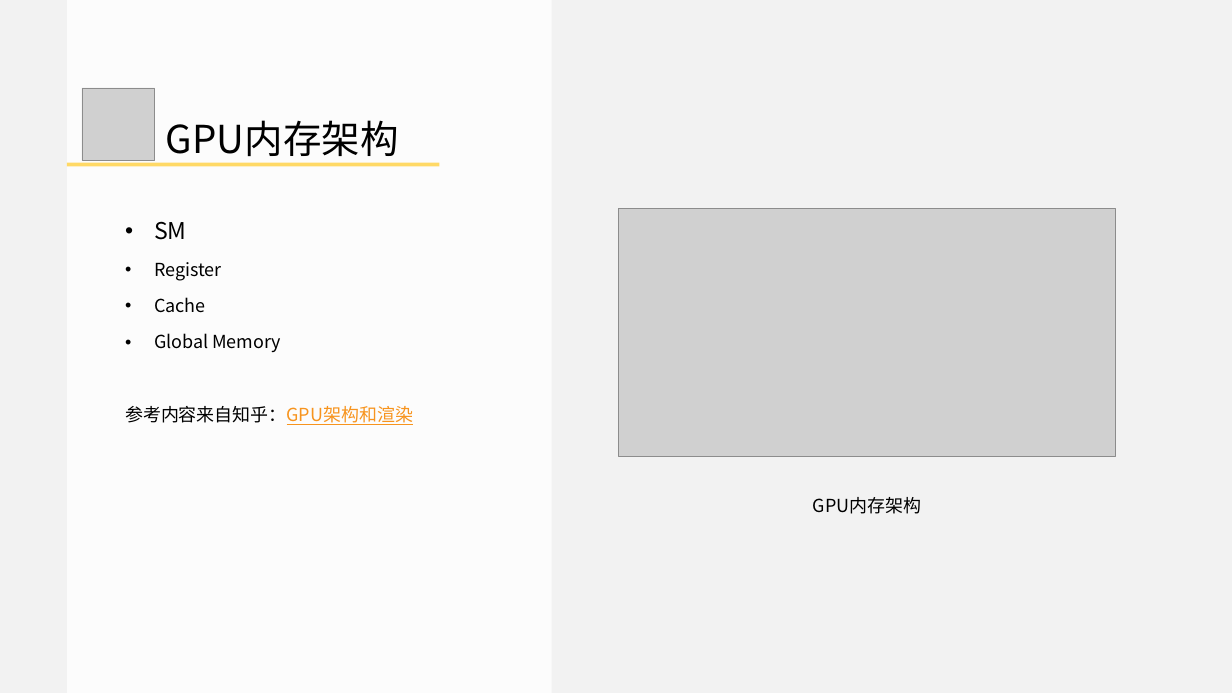
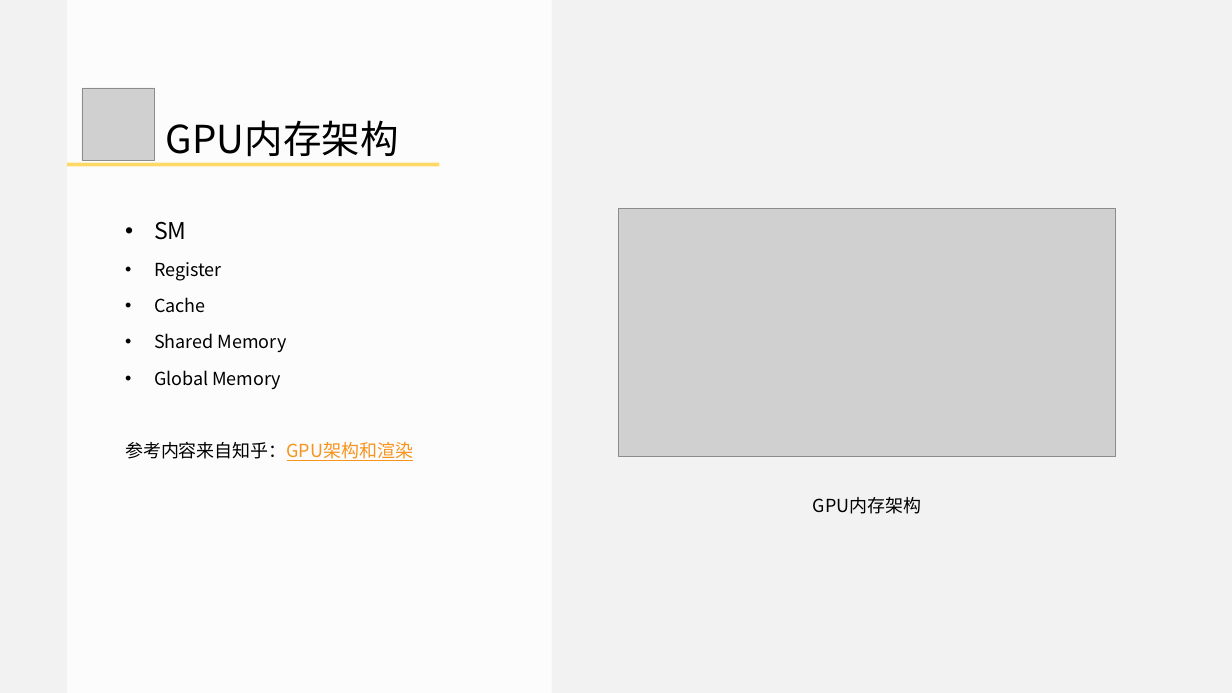
Before and after one commit to doomlover/KSGameEngineTutorials, a slide deck: slide 8 of PPTs/05.深入DX12绘制二.pptx. Drawn at 1232x693 pixels with LibreOffice and Linux fonts; fonts in the diff are those of the drawing; grey boxes stand for pictures. Boxes give left, top, right and bottom in pixels: in the first picture for what was removed or moved away, otherwise in the second. Text is boxed around its words. In the diff, an @@ line names an element or a change of style, - is before the commit and + after.

```diff
--- a/PPTs/05.深入DX12绘制二.pptx
+++ b/PPTs/05.深入DX12绘制二.pptx
@@ text at <box>154,333,287,352</box>: paragraph added @@
+• Shared Memory
```
Also in this commit, not shown: 5 other slides changed, 1 slide added.
